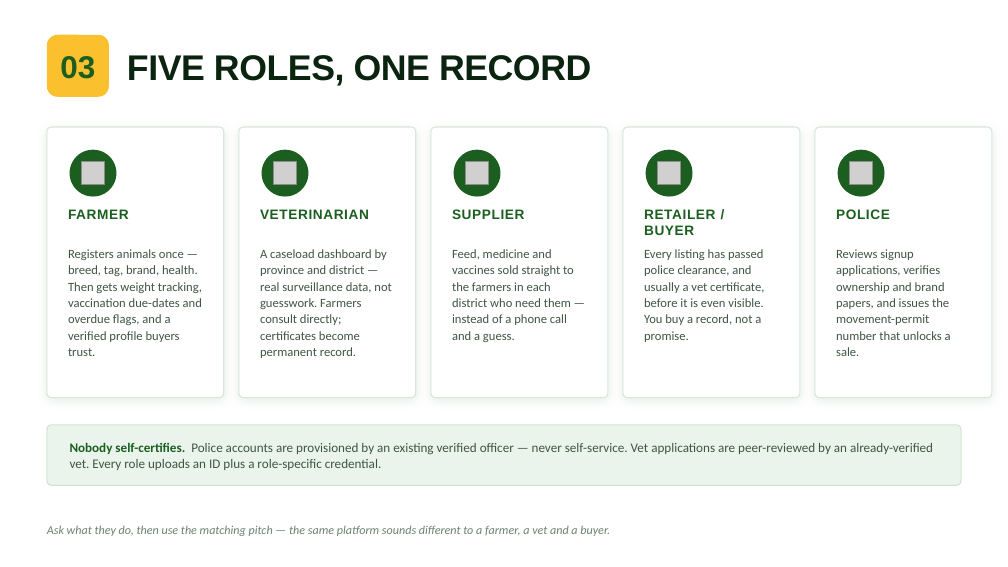
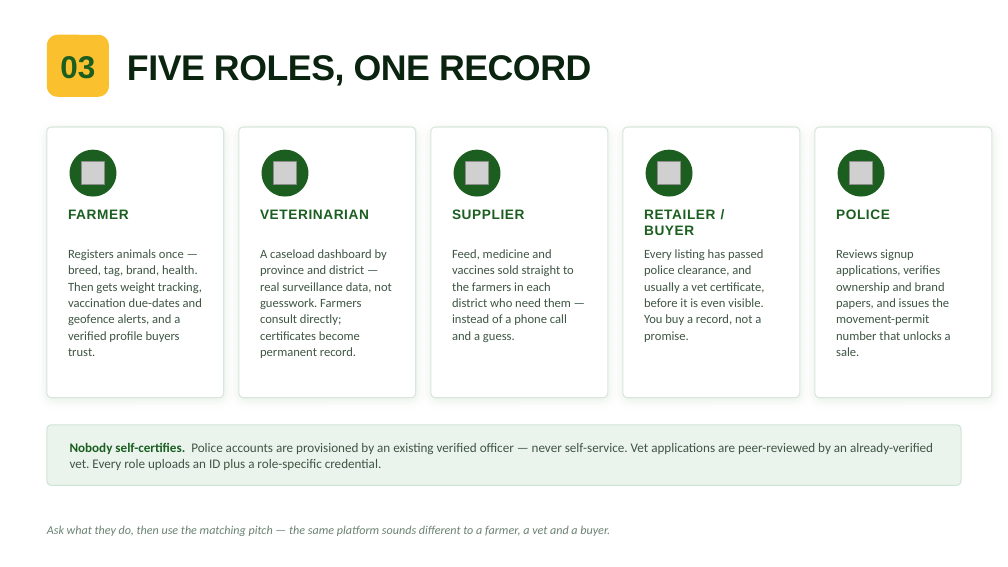
Before and after one commit to teamgriwd-del/PFUMA, a slide deck: slide 4 of PFUMA_ZAS2026_Deck.pptx. Drawn at 1008x567 pixels with LibreOffice and Linux fonts; fonts in the diff are those of the drawing; grey boxes stand for pictures; background and template pictures are left out. Boxes give left, top, right and bottom in pixels: in the first picture for what was removed or moved away, otherwise in the second. Text is boxed around its words. In the diff, an @@ line names an element or a change of style, - is before the commit and + after.

```diff
--- a/PFUMA_ZAS2026_Deck.pptx
+++ b/PFUMA_ZAS2026_Deck.pptx
@@ text at [68, 249, 202, 356]: text changed @@
-Registers animals once — breed, tag, brand, health. Then gets weight tracking, vaccination due-dates and overdue flags, and a verified profile buyers trust.
+Registers animals once — breed, tag, brand, health. Then gets weight tracking, vaccination due-dates and geofence alerts, and a verified profile buyers trust.
```
Also in this commit, not shown: 8 other slides changed, 1 slide added, 5 other files.
